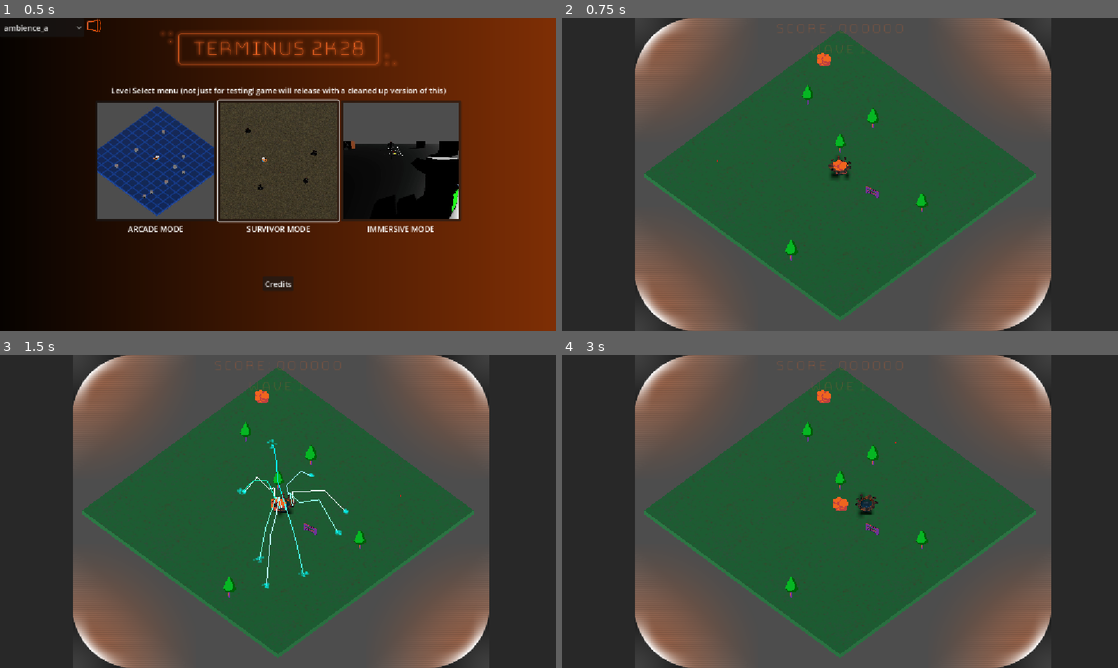
Above: before the commit, frames 1-4 (two rows, left to right).
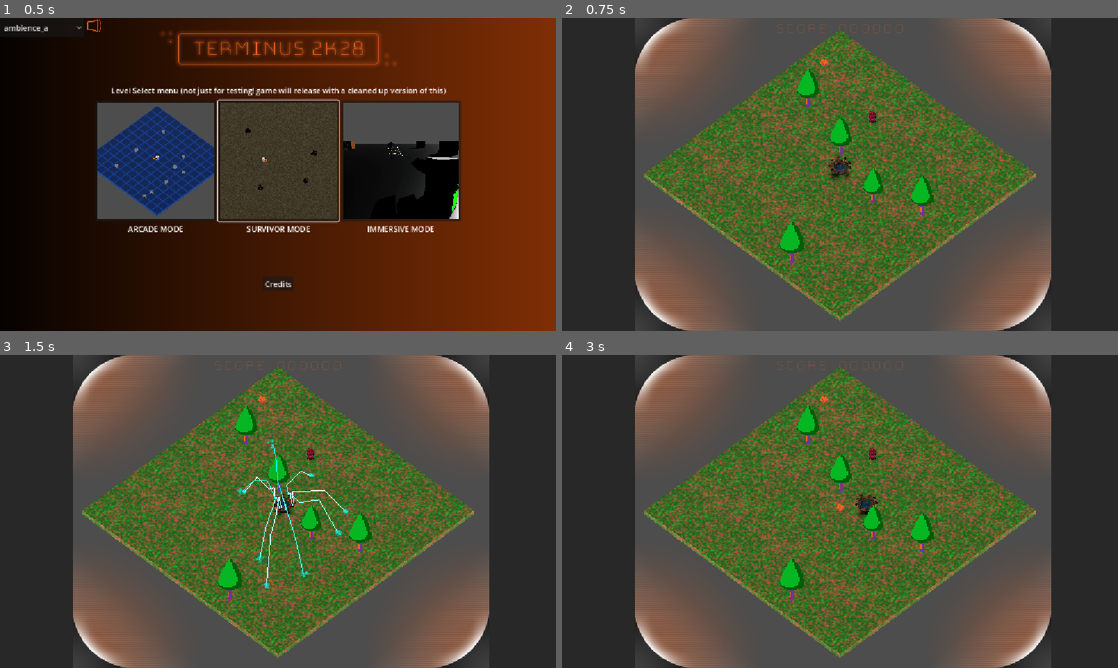
Above: after the commit, the same moments.

Repository: Gamkedo/terminus-2k28
Game: Godot game, scene res://level_menu.tscn
Two runs of this game, one before a commit and one after it. Both use one fixed random seed, a clock stepped at 60 frames per second and the inputs below.
Inputs (mouse positions are in pixels of both pictures, inside the frame that each line leads up to):
- Up to frame 1 (0.5 s): no input
- Up to frame 2 (0.75 s): click (717, 161) at 0.5 s
- Up to frame 3 (1.5 s): tap Enter at 1.25 s; move the mouse to (400, 495) at 1.27 s; press the mouse at (400, 495) at 1.28 s; hold D (walk_right) from 1.28 s (still down)
- Up to frame 4 (3 s): release D (walk_right) at 2 s; release the mouse at (962, 495) at 2 s; drag from (728, 527) to (812, 574) at 2.02 s; move the mouse to (895, 442) at 2.77 s; hold D (walk_right) from 2.78 s (still down); hold 1 (weapon1) from 2.78 s (still down)

Frame 1 is identical in both runs. In frame 2, 27% of the frame differs, in the area x 14-86%, y 3-97%; in frame 3, 26%; in frame 4, 27%.

Commit message:
updated arcade ground texture and object scaling
brightened ground texture to better match objects in scene. changed size scaling of some objects.

Diff:
--- a/Scenes - Levels/areaArcade.tscn
+++ b/Scenes - Levels/areaArcade.tscn
@@ -5,7 +5,7 @@
 [ext_resource type="PackedScene" uid="uid://eewdly8oh15j" path="res://Scenes - Objects/player.tscn" id="2_hwtxp"]
 [ext_resource type="Script" uid="uid://emf33hlypehq" path="res://Scripts/gameplay/level_manager/wave.gd" id="2_m4my6"]
 [ext_resource type="Script" uid="uid://dnditqbrgbcer" path="res://Scripts/gameplay/level_manager/enemy_batch.gd" id="3_oe8km"]
-[ext_resource type="Texture2D" uid="uid://cmw11l0oc5b6" path="res://Textures/grid-grass.png" id="5_m4my6"]
+[ext_resource type="Texture2D" uid="uid://b60u7vynt47yk" path="res://Textures/grid-grass-arcadebrite.png" id="5_wcdhk"]
 [ext_resource type="Script" uid="uid://dvre2ude7y1fr" path="res://Scripts/gameplay/player/aim_component.gd" id="7_tefx3"]
 [ext_resource type="PackedScene" uid="uid://0wcd0e4ft353" path="res://Scenes - UI/screen_bezel_corners.tscn" id="8_b4wml"]
 [ext_resource type="PackedScene" uid="uid://b5v6q4hcakfxg" path="res://Scenes - UI/scoreGUI.tscn" id="9_pbum0"]
@@ -16,6 +16,7 @@
 [ext_resource type="PackedScene" uid="uid://dpc1jighs0jjk" path="res://Scenes - Objects/Scenery/_scenery_item_generic.tscn" id="13_4516c"]
 [ext_resource type="PackedScene" uid="uid://bsqax7a47vrc6" path="res://Scenes - UI/game_over.tscn" id="14_c6wyi"]
 [ext_resource type="Resource" uid="uid://be7qcr1cgllpq" path="res://Scenes - Objects/Scenery/scenery_hydrant.tres" id="14_r1qmg"]
+[ext_resource type="Resource" uid="uid://jcggvrir8kj7" path="res://Scenes - Objects/Scenery/scenery_basicrock.tres" id="15_wcdhk"]
 [ext_resource type="PackedScene" uid="uid://dlqunlry06xcl" path="res://Scenes - Objects/vertical_explosion.tscn" id="18_oe8km"]
 [ext_resource type="PackedScene" uid="uid://b7muf8h4yxj5" path="res://Scenes - UI/pause_menu.tscn" id="19_tefx3"]
 [ext_resource type="Script" uid="uid://c7pgxg3avlvxo" path="res://Scripts/gameplay/level_manager/enemy_spawner.gd" id="22_l37s2"]
@@ -148,7 +149,7 @@
 size = Vector3(48, 1, 48)
 
 [sub_resource type="StandardMaterial3D" id="StandardMaterial3D_4flbx"]
-albedo_texture = ExtResource("5_m4my6")
+albedo_texture = ExtResource("5_wcdhk")
 uv1_scale = Vector3(0.07, 0.07, 0.07)
 uv1_triplanar = true
 uv2_triplanar = true
@@ -197,7 +198,7 @@
 [node name="SceneryPlacer" type="Node3D" parent="." unique_id=1323754423]
 script = ExtResource("10_tfrqe")
 tile_size = 4.0
-scenery_list = Array[ExtResource("11_lsjr8")]([ExtResource("12_4516c"), ExtResource("13_6qiox"), ExtResource("14_r1qmg")])
+scenery_list = Array[ExtResource("11_lsjr8")]([ExtResource("12_4516c"), ExtResource("13_6qiox"), ExtResource("14_r1qmg"), ExtResource("15_wcdhk")])
 base_spawn_chance = 0.1
 scenery_item_scene = ExtResource("13_4516c")
 border_size = 0.0
--- a/Scenes - Objects/Scenery/scenery_basicrock.tres
+++ b/Scenes - Objects/Scenery/scenery_basicrock.tres
@@ -1,11 +1,11 @@
 [gd_resource type="Resource" script_class="SceneryItem" format=3 uid="uid://jcggvrir8kj7"]
 
 [ext_resource type="Script" uid="uid://cjj7dll5q50w3" path="res://Scripts/gameplay/world/scenery_item.gd" id="1_chsso"]
-[ext_resource type="Texture2D" path="res://Sprites/Props/basic_rock_26x26.png" id="2_chsso"]
+[ext_resource type="Texture2D" uid="uid://ds57e1js5ftiq" path="res://Sprites/basic_rock_26x26.png" id="2_kcuj7"]
 
 [resource]
 script = ExtResource("1_chsso")
-sprite = ExtResource("2_chsso")
+sprite = ExtResource("2_kcuj7")
 spawn_chance = 0.9
 scale_min = 1.2
 scale_max = 1.3
--- a/Scenes - Objects/Scenery/scenery_hydrant.tres
+++ b/Scenes - Objects/Scenery/scenery_hydrant.tres
@@ -1,12 +1,11 @@
 [gd_resource type="Resource" script_class="SceneryItem" format=3 uid="uid://be7qcr1cgllpq"]
 
 [ext_resource type="Script" uid="uid://cjj7dll5q50w3" path="res://Scripts/gameplay/world/scenery_item.gd" id="1_t6nkx"]
-[ext_resource type="Texture2D" uid="uid://ds57e1js5ftiq" path="res://Sprites/basic_rock_26x26.png" id="2_1n0ko"]
+[ext_resource type="Texture2D" uid="uid://55nv21udle3s" path="res://Sprites/hydrant_64x64.png" id="2_1n0ko"]
 
 [resource]
 script = ExtResource("1_t6nkx")
 sprite = ExtResource("2_1n0ko")
-spr_pixel_size = 0.1
 spawn_chance = 0.6
 scale_min = 1.2
 scale_max = 1.3
--- a/Scenes - Objects/Scenery/scenery_tree.tres
+++ b/Scenes - Objects/Scenery/scenery_tree.tres
@@ -6,6 +6,7 @@
 [resource]
 script = ExtResource("1_i0luf")
 sprite = ExtResource("2_f1w2l")
+spr_pixel_size = 0.1
 scale_min = 2.0
 scale_max = 2.5
 metadata/_custom_type_script = "uid://cjj7dll5q50w3"
Binary file added: Textures/grid-grass-arcade.png
Not shown, added: Textures/grid-grass-arcade.png.import
Binary file added: Textures/grid-grass-arcadebrite.png
Not shown, added: Textures/grid-grass-arcadebrite.png.import
Not shown, added: Textures/grid-grass-arcade.png~
